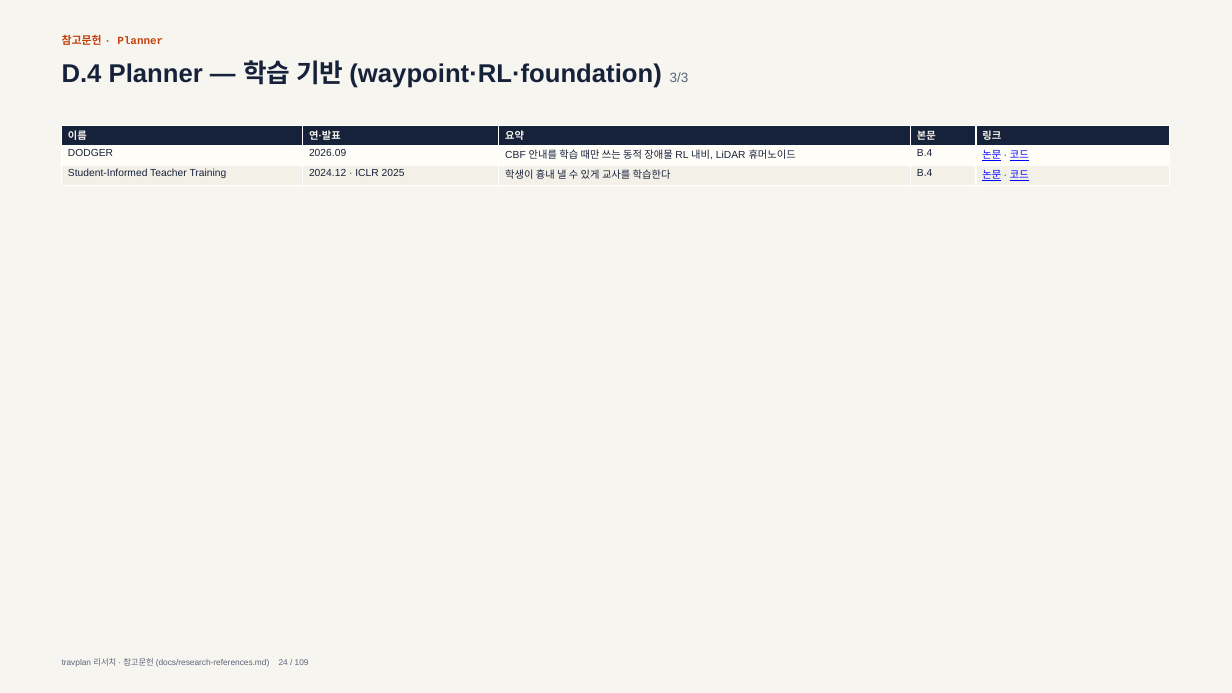
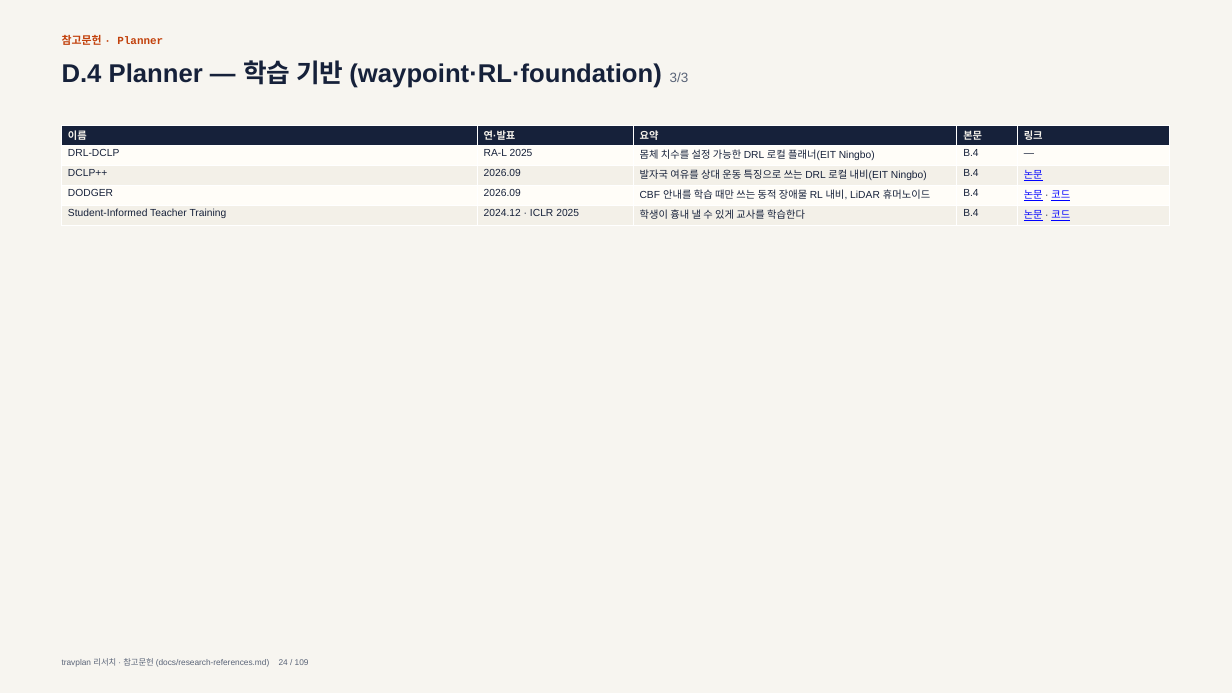
Before and after one commit to Geonhee-LEE/travplan-site, a slide deck: slide 24 of slides/research-references/research-references.pptx. Drawn at 1232x693 pixels with LibreOffice and Linux fonts; fonts in the diff are those of the drawing. Boxes give left, top, right and bottom in pixels: in the first picture for what was removed or moved away, otherwise in the second. Text is boxed around its words. In the diff, an @@ line names an element or a change of style, - is before the commit and + after.

```diff
--- a/slides/research-references/research-references.pptx
+++ b/slides/research-references/research-references.pptx
@@ table at box(62, 126, 1170, 226) @@
+row 2: DRL-DCLP | RA-L 2025 | 몸체 치수를 설정 가능한 DRL 로컬 플래너(EIT Ningbo) | B.4 | —
+row 3: DCLP++ | 2026.09 | 발자국 여유를 상대 운동 특징으로 쓰는 DRL 로컬 내비(EIT Ningbo) | B.4 | 논문
```
Also in this commit, not shown: 2 other slides changed, 7 other files.
